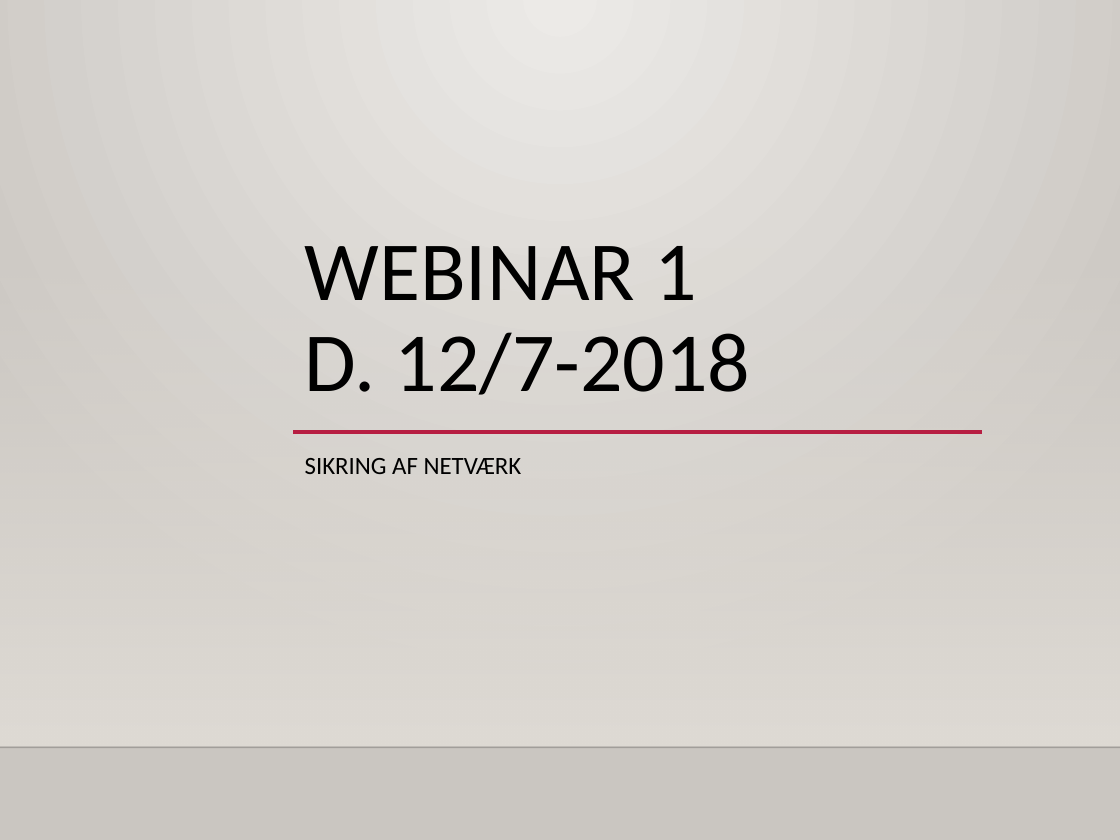
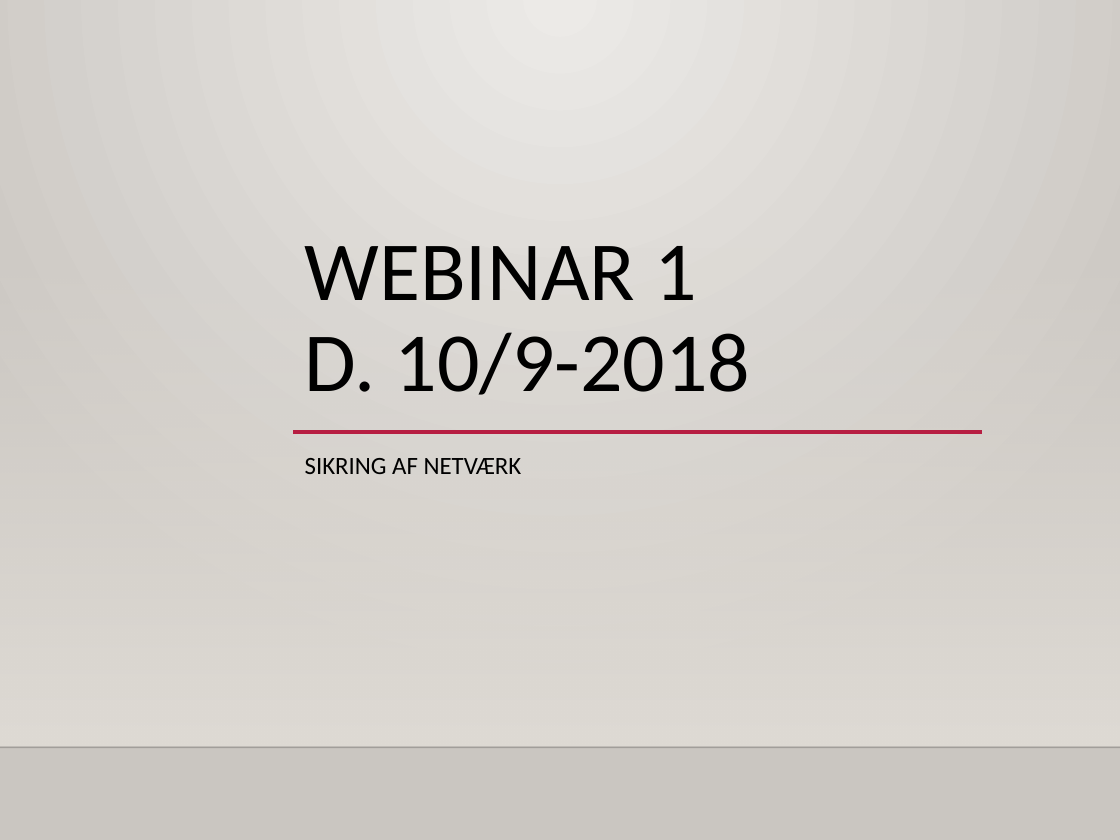
Before and after one commit to philipkaare/presentations, a slide deck: slide 1 of Smartlearning.dk/2018/IT-sikkerhed - webinar 1.pptx. Drawn at 1120x840 pixels with LibreOffice and Linux fonts; fonts in the diff are those of the drawing; background and template pictures are left out. Boxes give left, top, right and bottom in pixels: in the first picture for what was removed or moved away, otherwise in the second. Text is boxed around its words. In the diff, an @@ line names an element or a change of style, - is before the commit and + after.

```diff
--- a/Smartlearning.dk/2018/IT-sikkerhed - webinar 1.pptx
+++ b/Smartlearning.dk/2018/IT-sikkerhed - webinar 1.pptx
@@ title at <box>305,246,751,395</box>: text changed @@
-WEBINAR 1
-D. 12/7-2018
+WEBINAR 1
+D. 10/9-2018
```
Also in this commit, not shown: 17 other slides changed, 1 other file.
